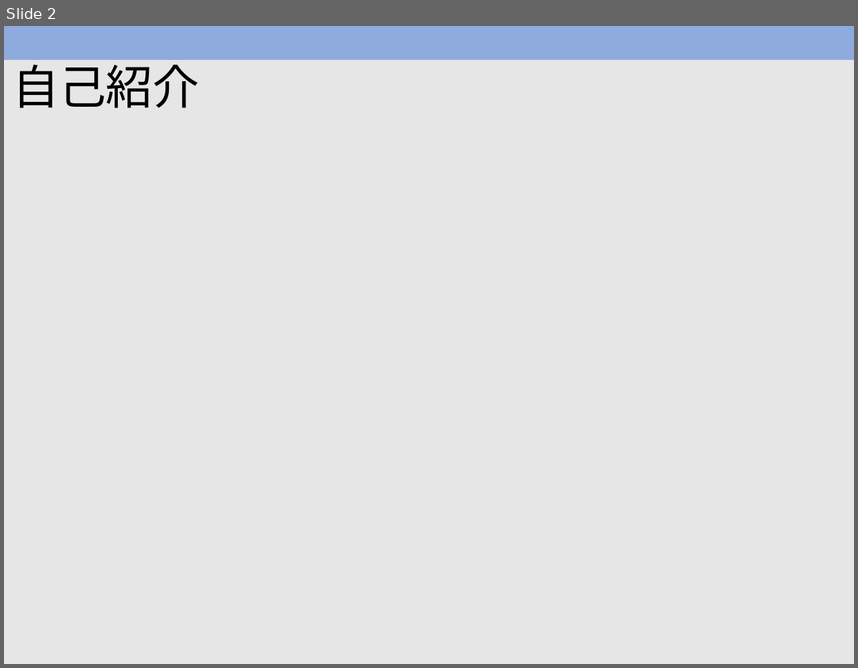
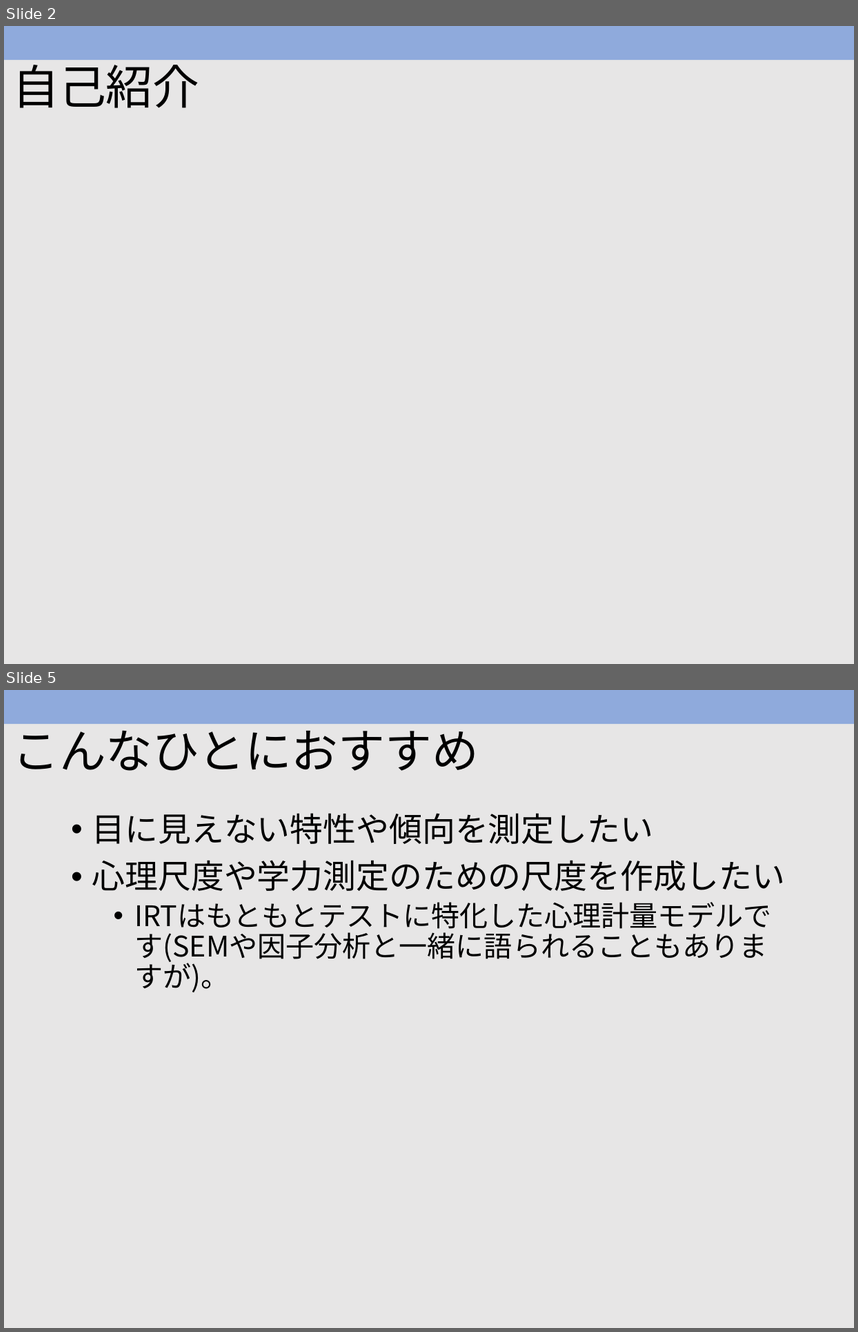
Before and after one commit to takuizum/Sendai.R, a slide deck: Rによる多母集団IRT.pptx. Shown one above the other, each under a label of ours: slide 2 before the commit, slides 2 and 5 after it; the slides between them are not shown. The pictures are 858x668 and 858x1332 pixels, drawn with LibreOffice and Linux fonts; fonts in the diff are those of the drawing. Boxes give left, top, right and bottom in pixels: in the first picture for what was removed or moved away, otherwise in the second. Text is boxed around its words. In the diff, an @@ line names an element or a change of style, - is before the commit and + after.

```diff
--- a/Rによる多母集団IRT.pptx
+++ b/Rによる多母集団IRT.pptx
@@ slide 5 added at bbox=[4, 690, 854, 1328], background #E7E6E6; not listed: 1 template element that a slide beside it also shows @@
@@ title added at bbox=[12, 720, 479, 771], 39.6 pt, text #000000 @@
+こんなひとにおすすめ
@@ text added at bbox=[92, 813, 786, 992], 24 pt, text #000000 @@
+• 目に見えない特性や傾向を測定したい
+• 心理尺度や学力測定のための尺度を作成したい
+  • IRTはもともとテストに特化した心理計量モデルです(SEMや因子分析と一緒に語られることもありますが)。
```
Also in this commit, not shown: 1 slide changed, 1 other slide added, 2 slides removed, 2 other files.
